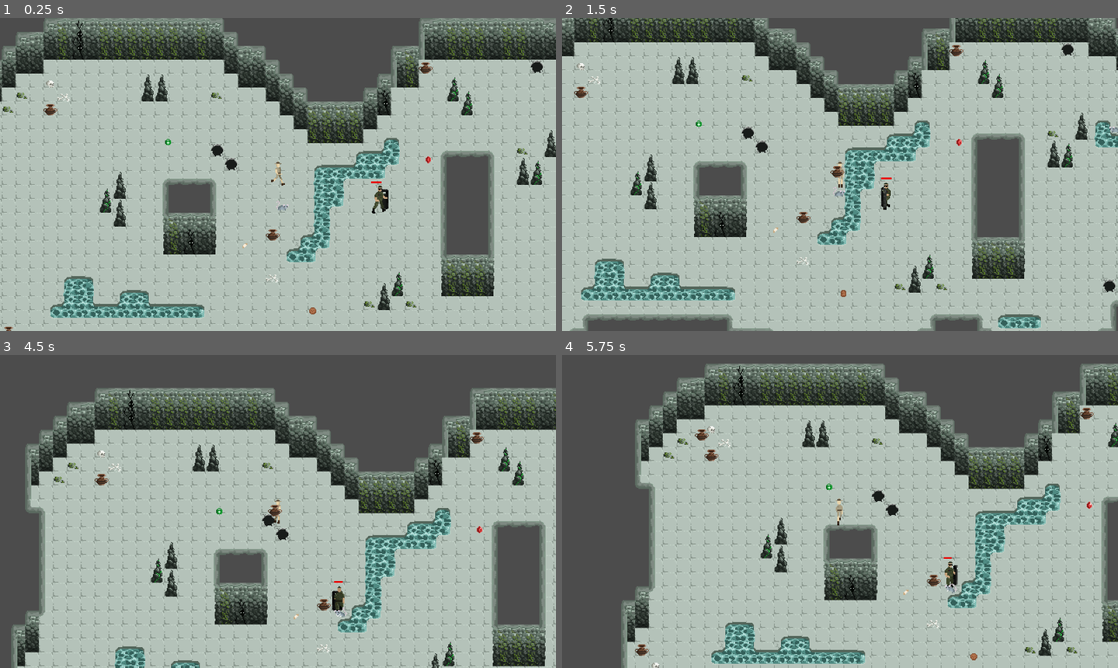
Above: before the commit, frames 1-4 (two rows, left to right).
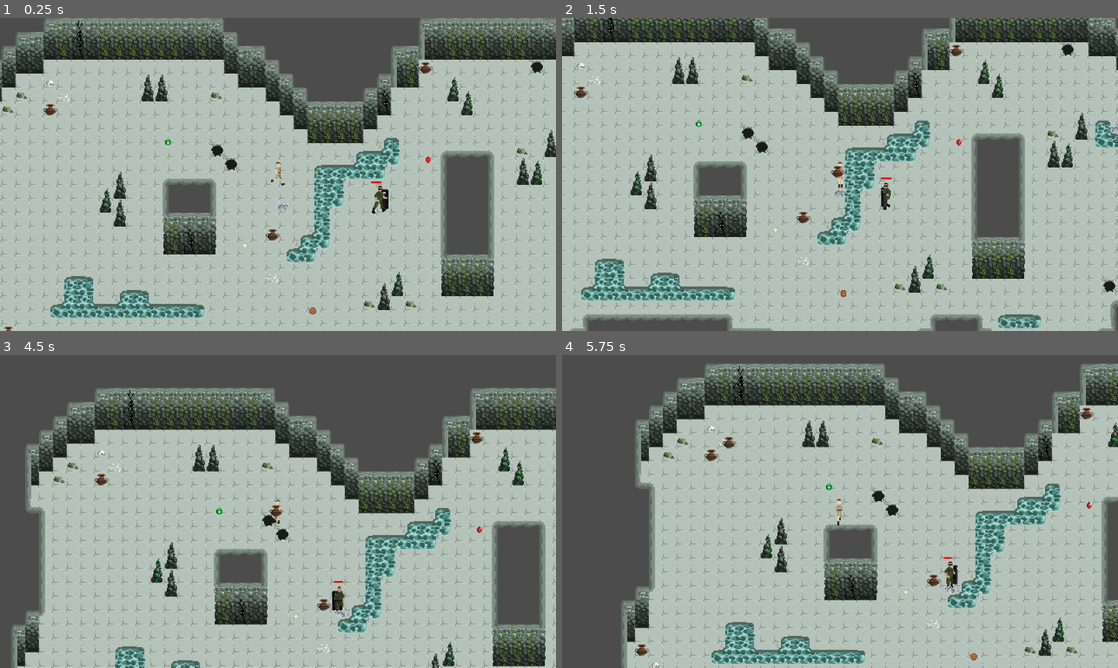
Above: after the commit, the same moments.

Repository: mirogon/Archaeology
Game: Godot game, scene res://Scenes/Main.tscn
The game is run twice, just before and just after one commit, with the same random seed, the same clock (stepped at 60 frames per second) and the same inputs. The engine's default icon, where the game draws it, is replaced by a stand-in: a white triangle on a blue panel in a dark square.
Inputs (mouse positions are in pixels of both pictures, inside the frame that each line leads up to):
- Up to frame 1 (0.25 s): no input
- Up to frame 2 (1.5 s): move the mouse to (962, 158) at 0.52 s; hold Right (ui_right) 0.53-1.28 s; click (962, 158) at 0.67 s; move the mouse to (728, 190) at 1.27 s; hold Down (ui_down) from 1.28 s (still down); click (728, 190) at 1.42 s
- Up to frame 3 (4.5 s): move the mouse to (333, 442) at 2.02 s; release Down (ui_down) at 2.03 s; hold Right (ui_right) 2.03-2.78 s; click (333, 442) at 2.17 s; move the mouse to (250, 574) at 2.77 s; hold Up (ui_up) 2.78-3.53 s; click (250, 574) at 2.92 s; move the mouse to (444, 558) at 3.52 s; hold Left (ui_left) from 3.53 s (still down); click (444, 558) at 3.67 s; move the mouse to (111, 464) at 4.27 s; click (111, 464) at 4.42 s
- Up to frame 4 (5.75 s): move the mouse to (867, 511) at 5.02 s; release Left (ui_left) at 5.03 s; hold Down (ui_down) from 5.03 s (still down); click (867, 511) at 5.17 s

The runs differ from the first frame. In frame 1, less than 0.1% of the frame differs, in the area x 49-52%, y 58-62%; in frame 2, less than 0.1%; in frame 3, less than 0.1%; in frame 4, 0.1%, in the area x 23-71%, y 23-77%.

Commit message:
Improved some code

Diff:
--- a/Scenes/Rat.tscn
+++ b/Scenes/Rat.tscn
@@ -74,7 +74,7 @@
 z_index = 1
 frames = SubResource( 67 )
 animation = "Rat_Walk"
-frame = 2
+frame = 1
 playing = true
 
 [node name="CollisionShape2D" type="CollisionShape2D" parent="."]
@@ -83,4 +83,5 @@
 
 [node name="HealthSystem" parent="." instance=ExtResource( 4 )]
 
+[connection signal="animation_finished" from="AnimatedSprite" to="." method="_on_AnimatedSprite_animation_finished"]
 [connection signal="died" from="HealthSystem" to="." method="_on_HealthSystem_died"]
--- a/Scripts/HealthPickup.gd
+++ b/Scripts/HealthPickup.gd
@@ -4,11 +4,8 @@
 
 export var health_value = 100
 
-# Called when the node enters the scene tree for the first time.
 func _ready():
 	pass # Replace with function body.
 
-
-# Called every frame. 'delta' is the elapsed time since the previous frame.
 #func _process(delta):
 #	pass
--- a/Scripts/NavigationMovement.gd
+++ b/Scripts/NavigationMovement.gd
@@ -4,9 +4,8 @@
 export var mouse_debug_mode = false
 export var animation_name: String
 
+#Injected
 var animated_sprite: AnimatedSprite
-
-#Expects a Navigation2D in the running root scene
 var navigation2D: Navigation2D
 
 var current_destination: Vector2
@@ -14,17 +13,17 @@
 var current_path_index: int
 var destination_reached: bool
 
-var active = false
+var initialized = false
+var active = true
 
 func _ready():
-	animated_sprite = get_parent().get_node("AnimatedSprite")
-
-	navigation2D = get_tree().get_root().get_node("Main/Navigation2D")
-	if(navigation2D):
-		active = true
-
 	destination_reached = true
 	current_path_index = 0
+
+func initialize(sprite: AnimatedSprite, nav2D: Navigation2D):
+	animated_sprite = sprite
+	navigation2D = nav2D
+	initialized = true
 
 func set_new_destination(dest: Vector2):
 	current_destination = dest
@@ -79,7 +78,7 @@
 		set_new_destination(parent.get_global_mouse_position())
 
 func _process(delta):
-	if(!active):
+	if(!active || !initialized):
 		return
 
 	if(mouse_debug_mode):
--- a/Scripts/Player.gd
+++ b/Scripts/Player.gd
@@ -9,14 +9,11 @@
 var heal_resources = 0
 var treasure_found = 0
 
-var animatedSprite: AnimatedSprite
-
 var time
-var lastTimeThrownProjectile: float
+var last_time_thrown_projectile: float
 var last_time_thrown_heal: float
 
 func _ready():
-	animatedSprite = $AnimatedSprite
 	$ProgressBar.hide()
 	time = 0
 
@@ -34,21 +31,21 @@
 	return moveDir
 
 func set_anim(moveDir: Vector2):
-	animatedSprite.playing = true
+	$AnimatedSprite.playing = true
 	if(moveDir.x == 0 && moveDir.y == 0):
-		animatedSprite.playing = false
-		animatedSprite.frame = 0
+		$AnimatedSprite.playing = false
+		$AnimatedSprite.frame = 0
 	if(moveDir.x > 0):
-		animatedSprite.animation = "Walk_Right"
+		$AnimatedSprite.animation = "Walk_Right"
 		return
 	elif(moveDir.x < 0):
-		animatedSprite.animation = "Walk_Left"
+		$AnimatedSprite.animation = "Walk_Left"
 		return
 	if(moveDir.y > 0):
-		animatedSprite.animation = "Walk_Down"
+		$AnimatedSprite.animation = "Walk_Down"
 		return
 	elif(moveDir.y < 0):
-		animatedSprite.animation = "Walk_Up"
+		$AnimatedSprite.animation = "Walk_Up"
 		return
 
 func movement():
@@ -58,27 +55,16 @@
 
 func _physics_process(delta):
 	move_and_slide(movement() * movementSpeed)
-	if(get_slide_count() > 0):
-		var collision = get_slide_collision(0)
-		if(collision):
-			#print("Player collided with: ", collision.collider)
-			var tileMap: TileMap = collision.collider as TileMap
-			if(tileMap):
-				var tilePos = tileMap.world_to_map(position)
-				tilePos -= collision.normal
-				var tileId = tileMap.get_cellv(tilePos)
-				#var tileName = tileMap.tile_set.tile_get_name(tileId)
-				#print(tileName)
 
 func throw_projectile():
-	if Input.is_mouse_button_pressed(1) && (time - lastTimeThrownProjectile) > 1:
+	if Input.is_mouse_button_pressed(1) && (time - last_time_thrown_projectile) > 1:
 		var new_projectile = projectileScene.instance() as Projectile
 		new_projectile.position = position
 		var dir = get_global_mouse_position() - position
 		dir = dir.normalized()
 		new_projectile.moveDir = dir
 		get_parent().add_child(new_projectile)
-		lastTimeThrownProjectile = time
+		last_time_thrown_projectile = time
 
 func throw_healing_projectile():
 	if(heal_resources < 25):
--- a/Scripts/Projectile.gd
+++ b/Scripts/Projectile.gd
@@ -2,8 +2,8 @@
 
 class_name Projectile
 
-export var hitDamage = 10
-export var moveSpeed = 150
+export var hit_damage = 10
+export var move_speed = 150
 
 var moveDir: Vector2
 
@@ -11,17 +11,17 @@
 	$AnimatedSprite.frame = 0
 
 func _process(delta):
-	position += moveDir * delta * moveSpeed
+	position += moveDir * delta * move_speed
 
 func _on_Projectile_body_entered(body):
 	if body.is_in_group("Enemy"):
 		$AnimatedSprite.play("Vase_Breaking")
 		var healthSystem = body.get_node("HealthSystem") as HealthSystem
-		healthSystem.take_damage(hitDamage)
-		moveSpeed = 0
+		healthSystem.take_damage(hit_damage)
+		move_speed = 0
 	elif body is TileMap:
 		$AnimatedSprite.play("Vase_Breaking")
-		moveSpeed = 0
+		move_speed = 0
 
 func _on_AnimatedSprite_animation_finished():
 	queue_free()
--- a/Scripts/Rat.gd
+++ b/Scripts/Rat.gd
@@ -18,7 +18,7 @@
 	if position.distance_to(soldier.position) > 15:
 		var dir = (soldier.position - position).normalized()
 		move_and_slide(dir * speed)
-		$AnimatedSprite.animation = "Rat_Walk"
+		$AnimatedSprite.play("Rat_Walk")
 
 		if position.x > soldier.position.x:
 			$AnimatedSprite.flip_h = false
@@ -26,7 +26,7 @@
 			$AnimatedSprite.flip_h = true
 	else:
 		if time - last_time_attacked > attack_interval:
-			$AnimatedSprite.animation = "Rat_Atk"
+			$AnimatedSprite.play("Rat_Atk")
 			var player_health_system = soldier.get_node("HealthSystem") as HealthSystem
 			player_health_system.take_damage(damage_per_attack)
 			last_time_attacked = time
@@ -37,3 +37,6 @@
 func _on_HealthSystem_died():
 	print("Rat died")
 	queue_free()
+
+func _on_AnimatedSprite_animation_finished():
+	$AnimatedSprite.playing = false
--- a/Scripts/Soldier.gd
+++ b/Scripts/Soldier.gd
@@ -14,11 +14,16 @@
 var currently_attacking = false
 var last_time_attacked = 0
 
-
 func _ready():
-	pass
+	$NavigationMovement.initialize($AnimatedSprite, get_parent().get_node("Navigation2D"))
 
 func _process(delta):
+	var focused_enemy = update_enemy_navigation_destination()
+	attack_enemy(focused_enemy)
+
+	time += delta
+
+func update_enemy_navigation_destination():
 	var focused_enemy = null
 	if time - last_time_destination_updated > 0.5:
 		last_time_destination_updated = time
@@ -27,26 +32,25 @@
 			focused_enemy = find_nearest_enemy()
 			if !currently_attacking:
 				$NavigationMovement.set_new_destination(focused_enemy.position)
+	return focused_enemy
 
-		if focused_enemy:
-			if position.distance_to(focused_enemy.position) < 10:
-				$NavigationMovement.active = false
-				currently_attacking = true
-				if time - last_time_attacked > attack_interval:
-					if (focused_enemy.position - position).x > 0:
-						$AnimatedSprite.play("Army_ATK_Right")
-					else:
-						$AnimatedSprite.play("Army_ATK_Left")
+func attack_enemy(enemy):
+	if enemy:
+		if position.distance_to(enemy.position) < 10:
+			$NavigationMovement.active = false
+			currently_attacking = true
+			if time - last_time_attacked > attack_interval:
+				if (enemy.position - position).x > 0:
+					$AnimatedSprite.play("Army_ATK_Right")
+				else:
+					$AnimatedSprite.play("Army_ATK_Left")
 
-					focused_enemy.get_node("HealthSystem").take_damage(25)
-					last_time_attacked = time
-					print("ATK")
+				enemy.get_node("HealthSystem").take_damage(25)
+				last_time_attacked = time
 
-			else:
-				$NavigationMovement.active = true
-				currently_attacking = false
-
-	time += delta
+		else:
+			$NavigationMovement.active = true
+			currently_attacking = false
 
 func find_nearest_enemy():
 	if(!enemies || enemies.size() == 0):
@@ -71,7 +75,6 @@
 
 func _on_HealthSystem_died():
 	print("Soldier died")
-	pass
 
 func _on_AnimatedSprite_animation_finished():
 	if $AnimatedSprite.animation == "Army_ATK_Right" || $AnimatedSprite.animation == "Army_ATK_Left":
